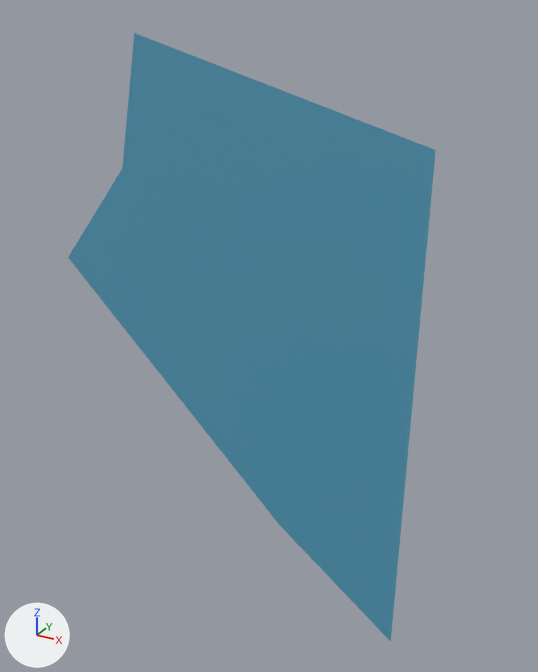
A saved change to the FBX model Assets/Models/Collection Room/Nexus A/NexusA_Trigger_1.fbx.
The view is the same before and after, from a camera (50 mm lens) standing at (1.163, -3.352, 2.309) and looking at (0.858, -2.799, 2.032). The axes (+X, +Y, +Z) are drawn at lower left. The lights are the same throughout. Where no turn or scale is listed for an object, it has been applied to the vertices.

The first picture shows 'pasted__polySurface18'.
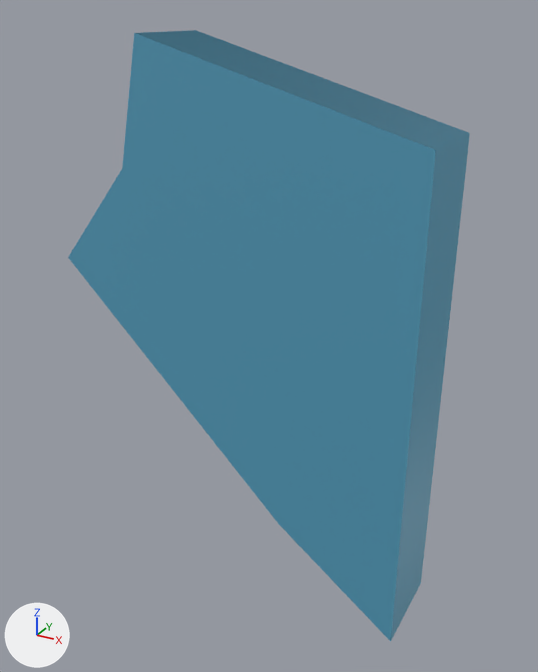
The newer file is also turned or shifted as a whole; pictures and numbers use the older file's frame.

What changed in the scene script:
```text
Change me_mesh:
    used by ob_pasted__polysurface18; location = (0.925, -2.868, -0.322)
    remove me_mesh.from_pydata(...)  # 27 vertices, 36 faces; spans x -0.257..0.089, y 0.019, z 2.102..2.614
    add me_mesh.from_pydata(...)  # 12 vertices, 10 faces; spans x -0.257..0.089, y 0.019..0.105, z 2.102..2.614
    me_mesh part 1
    21 vertices are removed from x -0.172..0.089, y 0.019, z 2.142..2.598
    36 faces are deleted
    6 new vertices lie (0.0, 0.086, 0.0) away from vertices in x -0.257..0.089, y 0.019, z 2.102..2.614
    10 new faces join them
    me_mesh part 2: the surface is now shaded smooth
```

Boxes [x1, y1, x2, y2] around the edits, measured in the pictures (538 x 672 px):
'pasted__polySurface18', reshaped (9% wider): before [68, 33, 436, 641]; after [68, 30, 470, 641]
part 1 of me_mesh, cut back: before [134, 33, 436, 641]; after [134, 30, 470, 641]
